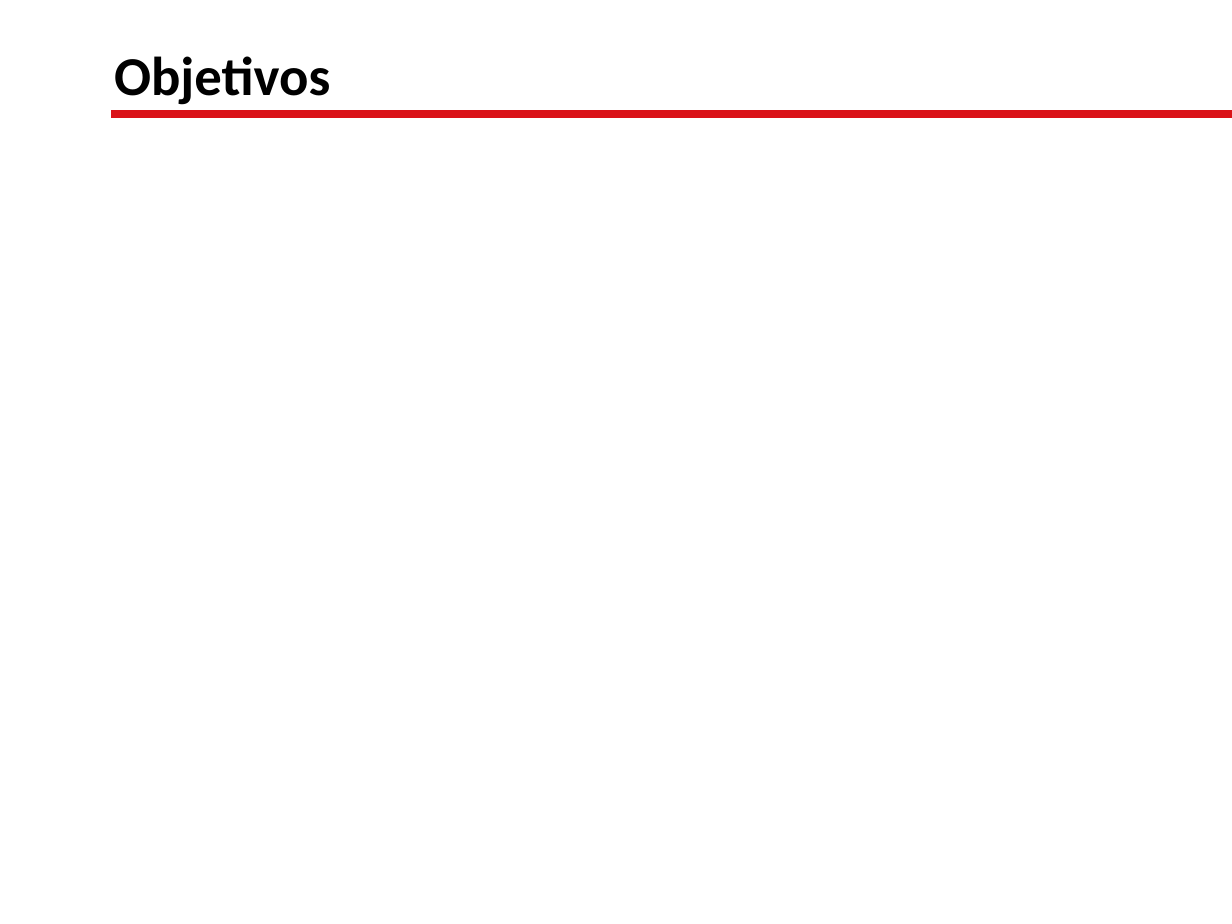
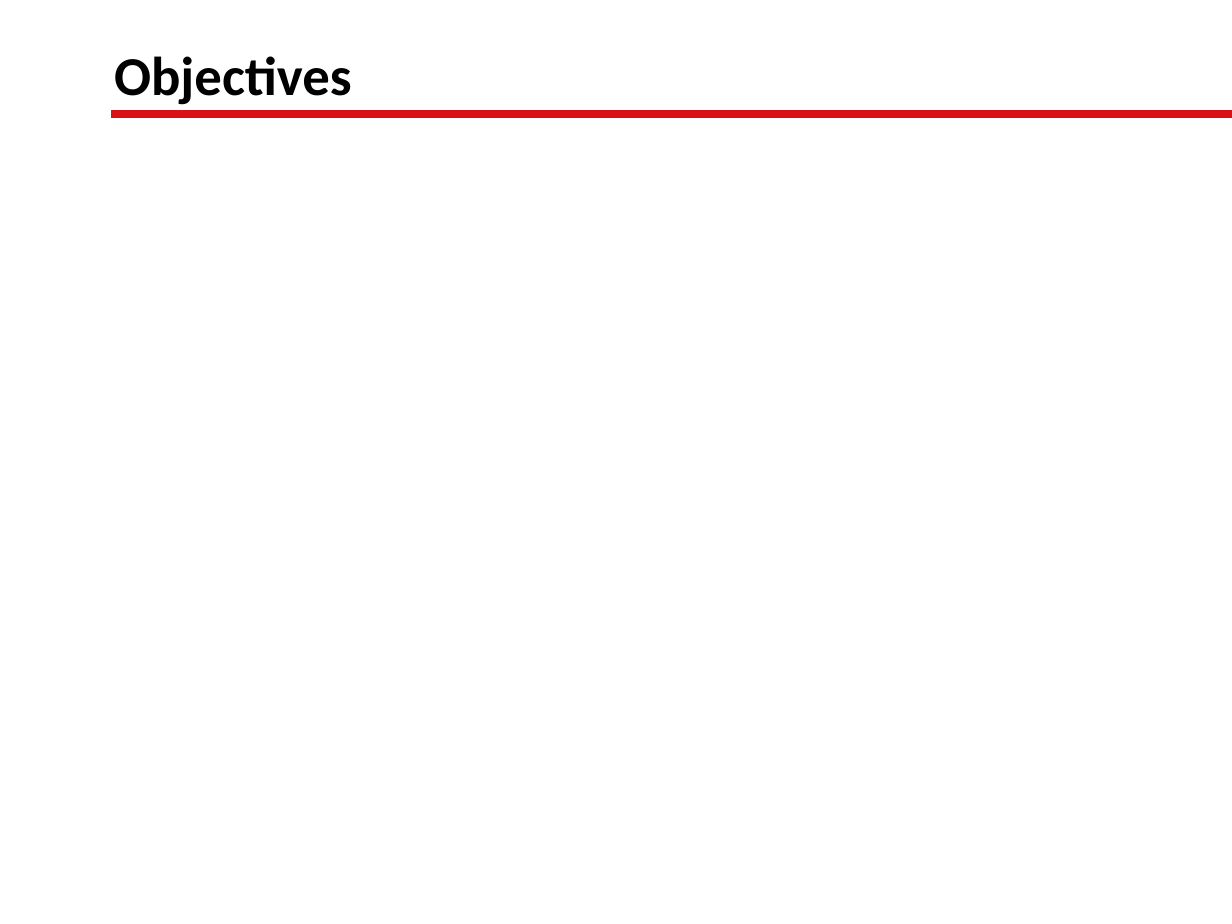
Before and after one commit to lgoldin/TestOrientedDevelopment, a slide deck: slide 3 of Test-Oriented Development.pptx. Drawn at 1232x924 pixels with LibreOffice and Linux fonts; fonts in the diff are those of the drawing; background and template pictures are left out. Boxes give left, top, right and bottom in pixels: in the first picture for what was removed or moved away, otherwise in the second. Text is boxed around its words. In the diff, an @@ line names an element or a change of style, - is before the commit and + after.

```diff
--- a/Test-Oriented Development.pptx
+++ b/Test-Oriented Development.pptx
@@ title at bbox=[114, 56, 352, 105]: text changed @@
-Objetivos
+Objectives
```
Also in this commit, not shown: 2 other slides changed, 8 other files.
